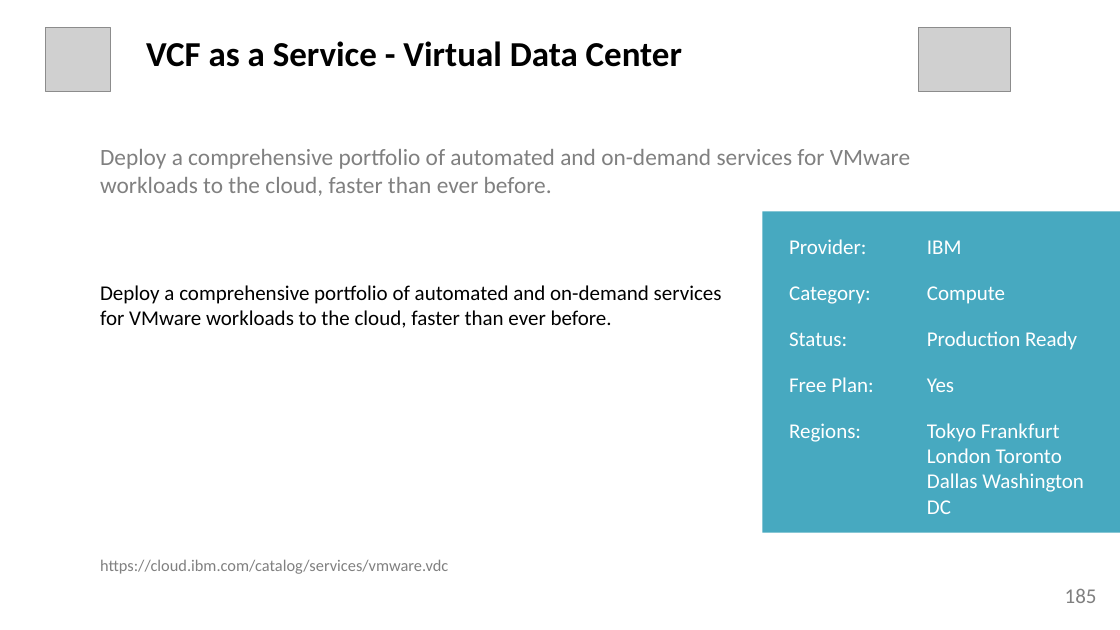
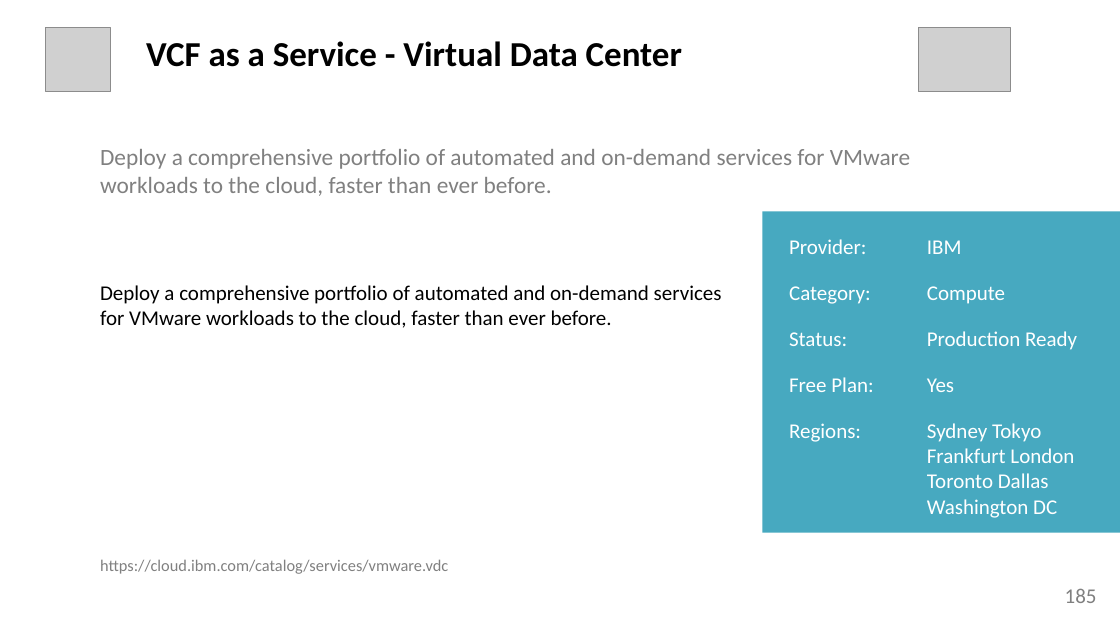
Before and after one commit to l2fprod/mycatalog, a slide deck: slide 185 of docs/generated/mycatalog.pptx. Drawn at 1120x630 pixels with LibreOffice and Linux fonts; fonts in the diff are those of the drawing; grey boxes stand for pictures. Boxes give left, top, right and bottom in pixels: in the first picture for what was removed or moved away, otherwise in the second. Text is boxed around its words. In the diff, an @@ line names an element or a change of style, - is before the commit and + after.

```diff
--- a/docs/generated/mycatalog.pptx
+++ b/docs/generated/mycatalog.pptx
@@ text at [927, 423, 1074, 518]: text changed @@
-Tokyo Frankfurt London Toronto Dallas Washington DC
+Sydney Tokyo Frankfurt London Toronto Dallas Washington DC
```
Also in this commit, not shown: 1 other slide changed, 7 other files.
